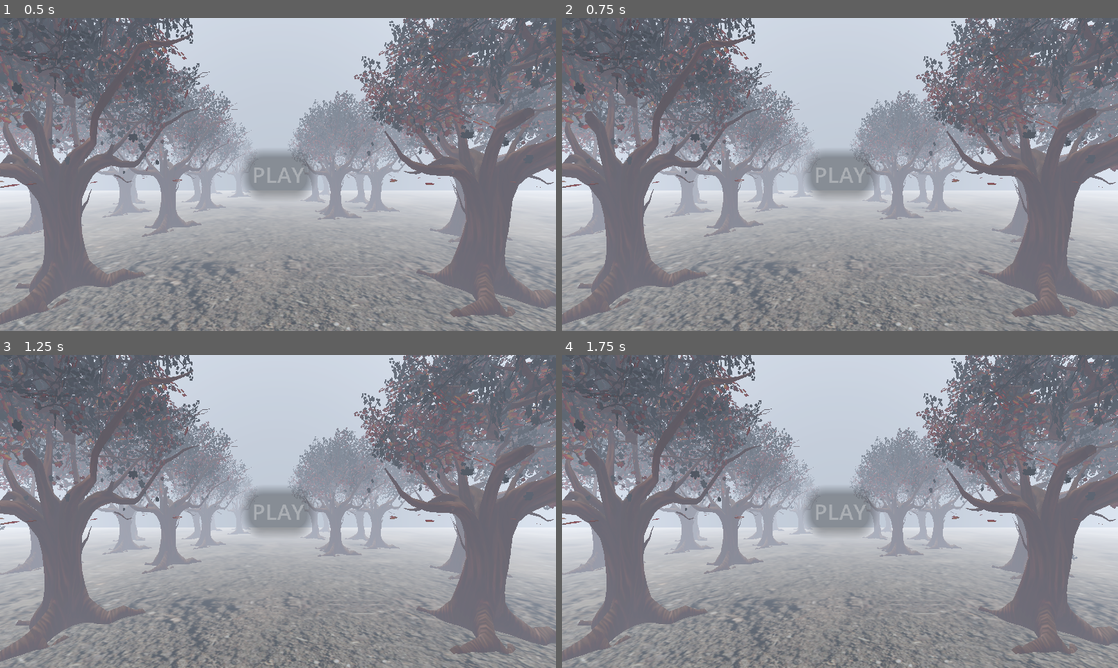
Above: before the commit, frames 1-4 (two rows, left to right).
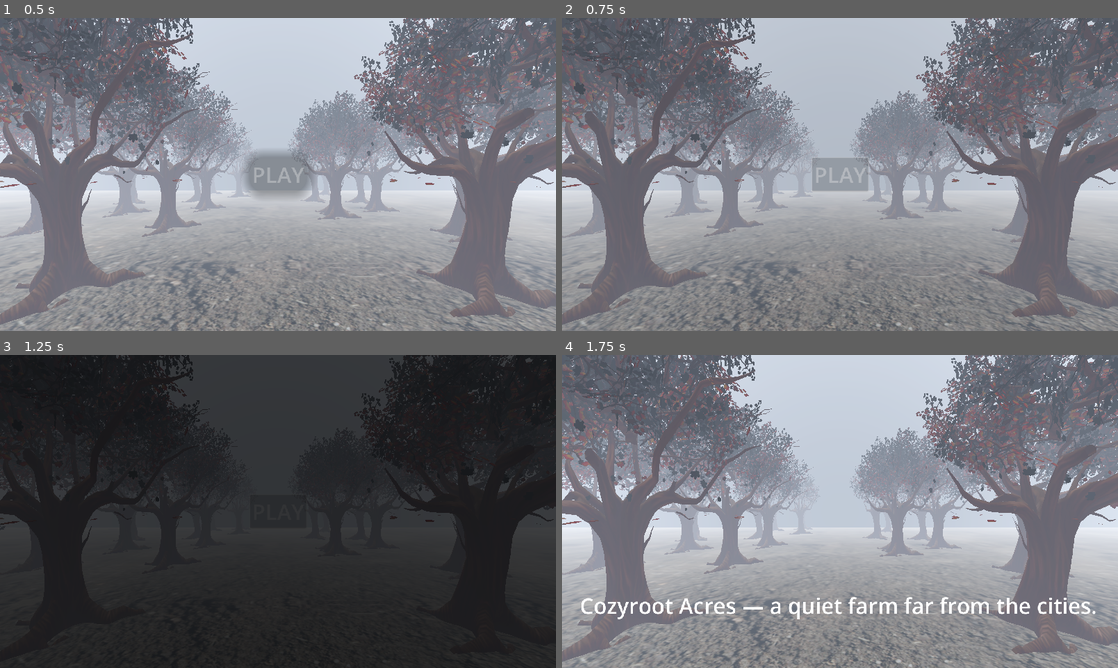
Above: after the commit, the same moments.

Repository: FlipSniper/TheNightFarm
Game: Godot game, scene res://UI/main_menu.tscn
Same seed, same stepped clock (60 frames per second), same inputs: the game is played once before the commit and once after it. A sky picture missing from this copy of the repository is replaced by a grey-blue gradient.
Inputs:
- Up to frame 1 (0.5 s): no input
- Up to frame 2 (0.75 s): click "PLAY" at 0.5 s
- Up to frame 3 (1.25 s): no input
- Up to frame 4 (1.75 s): click "PLAY" at 1.25 s

Frame 1 is identical in both runs. In frame 2, 0.3% of the frame differs, in the area x 44-56%, y 43-57%; in frame 3, 100%, in the area x 0-100%, y 0-100%; in frame 4, 3.3%.

Commit message:
Fixed 1280X720 bug

Diff:
--- a/UI/main_menu.gd
+++ b/UI/main_menu.gd
@@ -1,5 +1,15 @@
 extends Node
 
+func _ready() -> void:
+	$Main_Menu/fade.visible = false
 
 func play() -> void:
+	print("ye mint")
+	$Main_Menu/fade.visible = true
+	$Main_Menu/AnimationPlayer.play("fade")
+	await get_tree().create_timer(1).timeout
 	get_tree().change_scene_to_file("res://scenes/story.tscn")
+
+
+func _on_button_mouse_entered() -> void:
+	print("ye mint")
--- a/UI/main_menu.tscn
+++ b/UI/main_menu.tscn
@@ -41,7 +41,7 @@
 tracks/0/type = "value"
 tracks/0/imported = false
 tracks/0/enabled = true
-tracks/0/path = NodePath("CanvasLayer/ColorRect:color")
+tracks/0/path = NodePath("fade/ColorRect:color")
 tracks/0/interp = 2
 tracks/0/loop_wrap = true
 tracks/0/keys = {
@@ -56,7 +56,7 @@
 tracks/0/type = "value"
 tracks/0/imported = false
 tracks/0/enabled = true
-tracks/0/path = NodePath("CanvasLayer/ColorRect:color")
+tracks/0/path = NodePath("fade/ColorRect:color")
 tracks/0/interp = 1
 tracks/0/loop_wrap = true
 tracks/0/keys = {
@@ -130,10 +130,6 @@
 anchors_preset = 15
 anchor_right = 1.0
 anchor_bottom = 1.0
-offset_left = 17.0
-offset_top = 30.0
-offset_right = 17.0
-offset_bottom = 30.0
 grow_horizontal = 2
 grow_vertical = 2
 
@@ -158,13 +154,18 @@
 theme_override_font_sizes/font_size = 50
 theme_override_styles/normal = SubResource("StyleBoxFlat_d8nwk")
 text = "PLAY"
-
-[node name="CanvasLayer" type="CanvasLayer" parent="Main_Menu"]
-
-[node name="ColorRect" type="ColorRect" parent="Main_Menu/CanvasLayer"]
+metadata/_edit_use_anchors_ = true
+
+[node name="fade" type="CanvasLayer" parent="Main_Menu"]
+
+[node name="ColorRect" type="ColorRect" parent="Main_Menu/fade"]
+anchors_preset = -1
+anchor_right = 0.0015625
+anchor_bottom = 0.1125
 offset_right = 1278.0
 offset_bottom = 639.0
 color = Color(0, 0, 0, 0)
+metadata/_edit_use_anchors_ = true
 
 [node name="AnimationPlayer" type="AnimationPlayer" parent="Main_Menu"]
 libraries = {
@@ -248,4 +249,5 @@
 
 [node name="Camera3D" type="Camera3D" parent="."]
 
+[connection signal="mouse_entered" from="Main_Menu/Buttons/Button" to="." method="_on_button_mouse_entered"]
 [connection signal="pressed" from="Main_Menu/Buttons/Button" to="." method="play"]
--- a/project.godot
+++ b/project.godot
@@ -22,7 +22,7 @@
 [display]
 
 window/size/viewport_width=1280
-window/size/viewport_height=640
+window/size/viewport_height=720
 window/size/window_width_override=1280
 window/size/window_height_override=720
 
